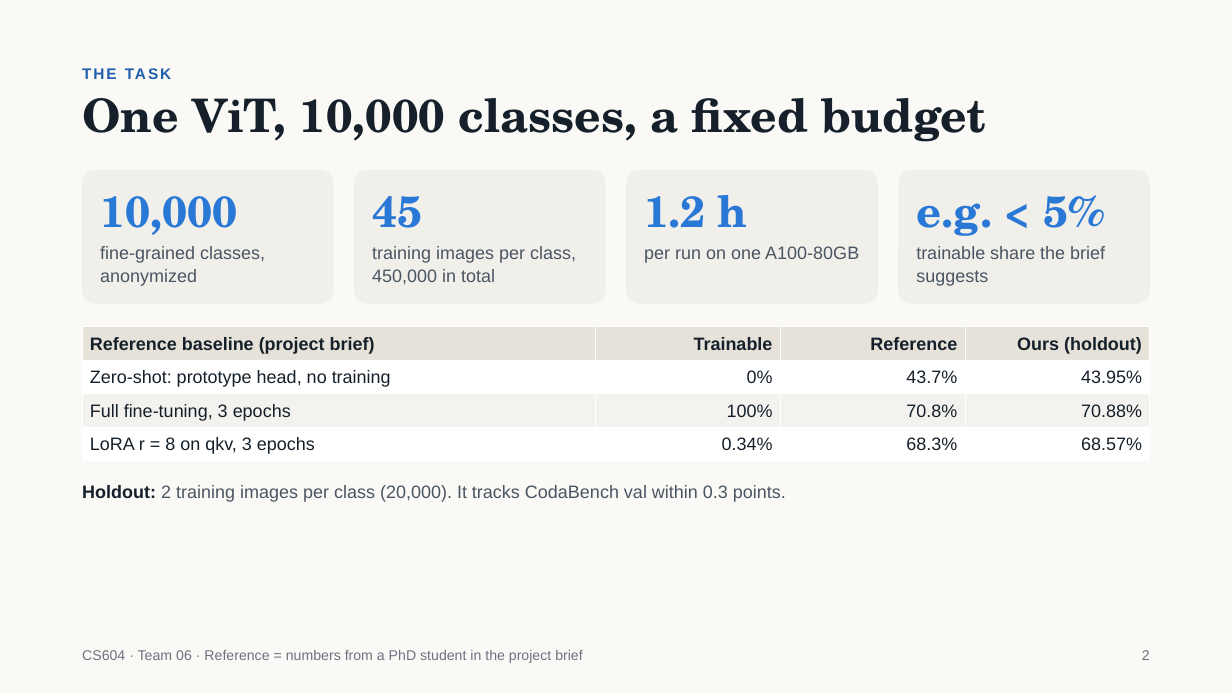
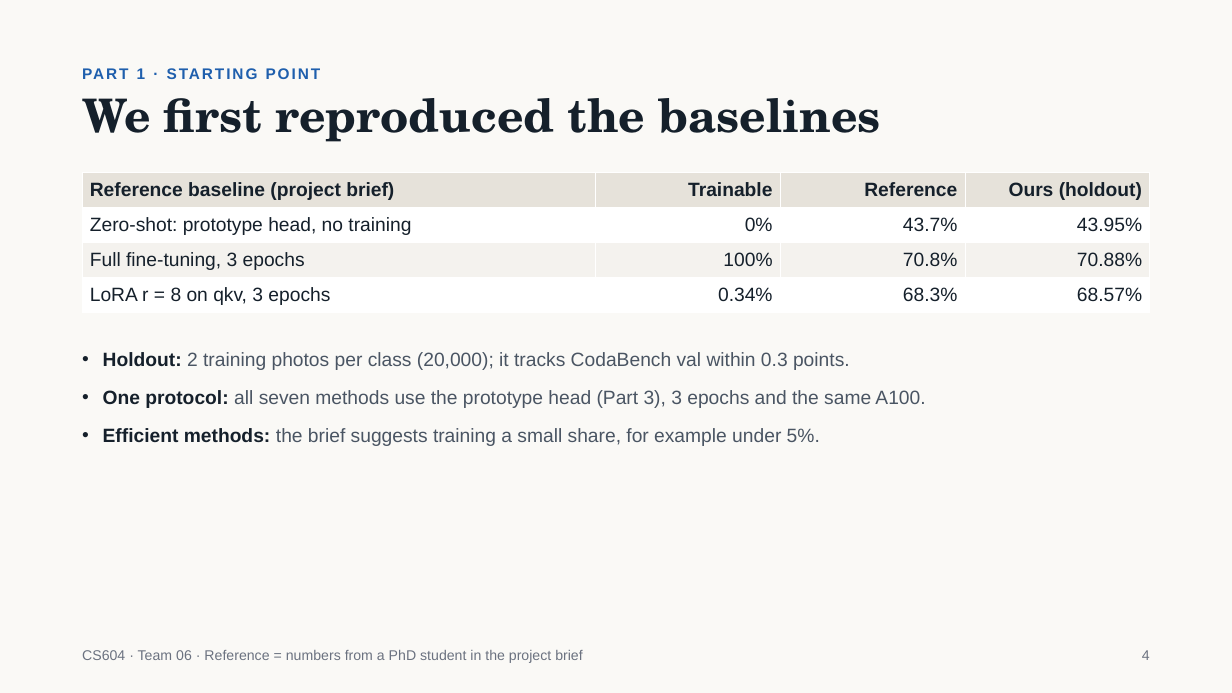
Before and after one commit to jiaobuchong/deep-cv, a slide deck: slide 4 of cs604_team06_slides.pptx (slide 2 before the commit). Drawn at 1232x693 pixels with LibreOffice and Linux fonts; fonts in the diff are those of the drawing. Boxes give left, top, right and bottom in pixels: in the first picture for what was removed or moved away, otherwise in the second. Text is boxed around its words. In the diff, an @@ line names an element or a change of style, - is before the commit and + after.

```diff
--- a/cs604_team06_slides.pptx
+++ b/cs604_team06_slides.pptx
@@ text at <box>137,68,146,79</box>: text changed @@
-THE TASK
+PART 1 · STARTING POINT
@@ title at <box>82,98,880,142</box>: text changed @@
-One ViT, 10,000 classes, a fixed budget
+We first reproduced the baselines
@@ table at <box>82,173,1151,312</box> @@
@@ size 14 to 15 pt @@
@@ line spacing 16.1pt to 17.2pt @@
@@ table: place and size @@
-table at <box>82,327,1151,461</box>
+table at <box>82,173,1151,312</box>
@@ rounded rectangle removed at <box>82,170,334,304</box> @@
@@ rounded rectangle removed at <box>354,170,605,304</box> @@
@@ rounded rectangle removed at <box>627,170,878,304</box> @@
@@ rounded rectangle removed at <box>898,170,1150,304</box> @@
@@ text removed at <box>100,196,237,235</box> @@
-10,000
@@ text removed at <box>372,196,422,228</box> @@
-45
@@ text removed at <box>644,195,748,228</box> @@
-1.2 h
@@ text removed at <box>916,195,1105,236</box> @@
-e.g. < 5%
@@ text removed at <box>100,246,265,286</box> @@
-fine-grained classes, anonymized
@@ text removed at <box>372,246,576,284</box> @@
-training images per class, 450,000 in total
@@ text removed at <box>644,246,859,263</box> @@
-per run on one A100-80GB
@@ text removed at <box>916,246,1105,286</box> @@
-trainable share the brief suggests
@@ text at <box>103,352,925,446</box>: text changed; size 14 to 15 pt @@
-Holdout: 2 training images per class (20,000). It tracks CodaBench val within 0.3 points.
+• Holdout: 2 training photos per class (20,000); it tracks CodaBench val within 0.3 points.
+• One protocol: all seven methods use the prototype head (Part 3), 3 epochs and the same A100.
+• Efficient methods: the brief suggests training a small share, for example under 5%.
@@ text at <box>1142,650,1150,660</box>: text changed @@
-2
+4
```
Also in this commit, not shown: 17 other slides changed, 5 slides added, 1 slide removed, 51 other files.
